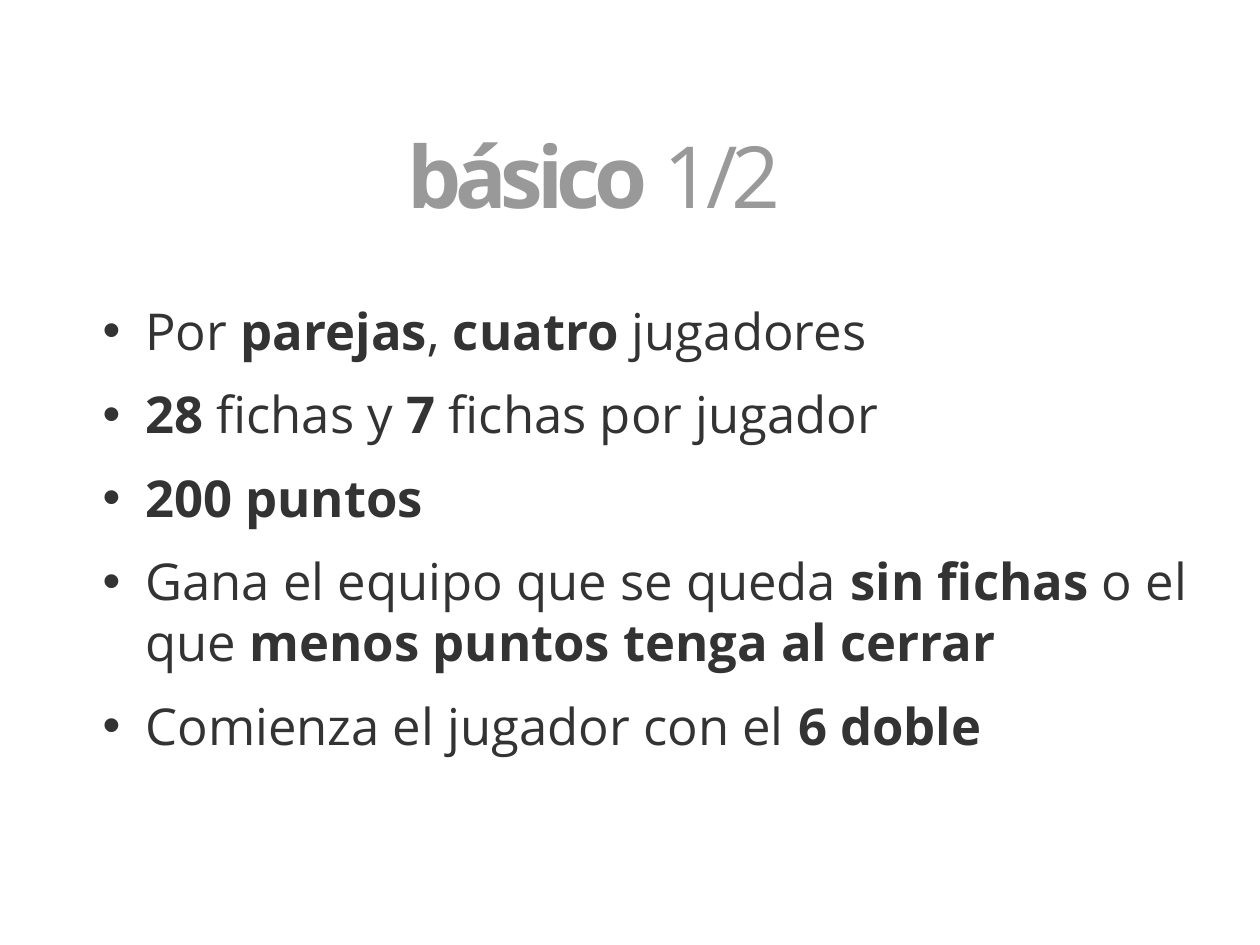
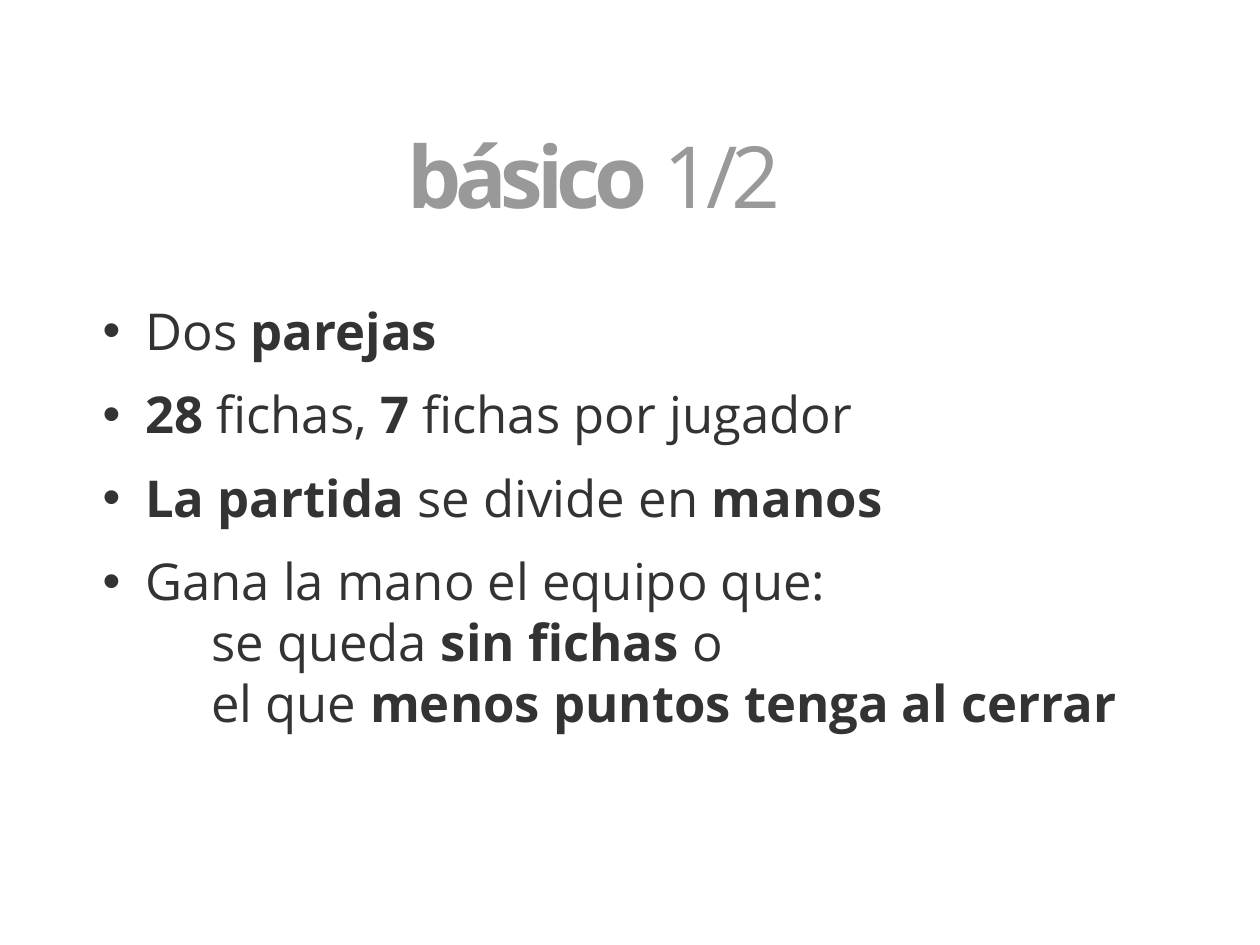
Before and after one commit to 3oheme/dominous, a slide deck: slide 7 of docs/presentacion/presentacion.odp. Drawn at 1260x945 pixels with LibreOffice and Linux fonts; fonts in the diff are those of the drawing; background and template pictures are left out. Boxes give left, top, right and bottom in pixels: in the first picture for what was removed or moved away, otherwise in the second. Text is boxed around its words. In the diff, an @@ line names an element or a change of style, - is before the commit and + after.

```diff
--- a/docs/presentacion/presentacion.odp
+++ b/docs/presentacion/presentacion.odp
@@ text at box(145, 311, 1116, 735): text changed @@
-• Por parejas, cuatro jugadores
-• 28 fichas y 7 fichas por jugador
-• 200 puntos
-• Gana el equipo que se queda sin fichas o el que menos puntos tenga al cerrar
-• Comienza el jugador con el 6 doble
+• Dos parejas
+• 28 fichas, 7 fichas por jugador
+• La partida se divide en manos
+• Gana la mano el equipo que:
+  se queda sin fichas o
+  el que menos puntos tenga al cerrar
```
Also in this commit, not shown: 8 other slides changed, 4 slides added, 8 slides removed, 2 other files.
